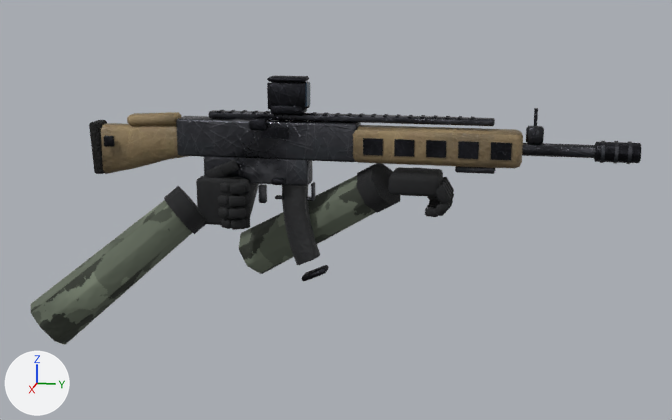
Before and after pictures for a commit that changed the glTF model client/assets/models/rifle_fp.glb.
One viewpoint serves both versions: a 50 mm camera at (1.643, 0.476, 0.351) aimed at (0.024, 0.153, -0.053). Every picture has the same lights, and +X, +Y and +Z are marked at lower left. The older version comes first. Where no turn or scale is listed for an object, it has been applied to the vertices.

The scene before the commit, as lines of its bpy script (objects in view):
```python
ob_arms = bpy.data.objects.new('arms', me_arms)
ob_arms.location = (0.0, 0.0, 0.0)
ob_body = bpy.data.objects.new('body', me_rifle)
ob_body.location = (0.0, 0.0, 0.0)
ob_mag = bpy.data.objects.new('mag', me_rifle_mag)
ob_mag.location = (0.0, 0.0, 0.0)
```
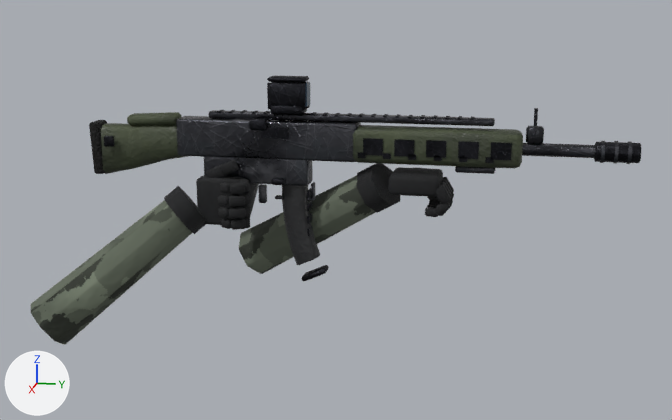
Edits to the bpy script that builds the scene:
```text
Add img_polymer__0_24__0_27__0:
    img_polymer__0_24__0_27__0 = load_image('polymer_(0.24, 0.27, 0', '_unpacked/polymer__0.24__0.27__0', 256, 256, 'sRGB')
Add img_polymer__0_24__0_27__0_002:
    img_polymer__0_24__0_27__0_002 = load_image('polymer_(0.24, 0.27, 0.002', '_unpacked/polymer__0.24__0.27__0.002', 256, 256, 'Non-Color')
Add img_polymer__0_24__0_27__0_001:
    img_polymer__0_24__0_27__0_001 = load_image('polymer_(0.24, 0.27, 0.001', '_unpacked/polymer__0.24__0.27__0.001', 256, 256, 'Non-Color')
Change mat_polymer_tan:
    where n2 = _N.new('ShaderNodeTexImage'); n2.name = 'Image Texture'
    n2.image: img_polymer__0_5__0_43__0 -> img_polymer__0_24__0_27__0
    where n4 = _N.new('ShaderNodeTexImage'); n4.name = 'Image Texture.001'
    n4.image: img_polymer__0_5__0_43__0_001 -> img_polymer__0_24__0_27__0_001
    where n6 = _N.new('ShaderNodeTexImage'); n6.name = 'Image Texture.002'
    n6.image: img_polymer__0_5__0_43__0_002 -> img_polymer__0_24__0_27__0_002
```

Location of each change, [x1, y1, x2, y2] in pixels of the pictures (672 x 420 px):
'body', surface changed (darker): [98, 112, 526, 201] in both
